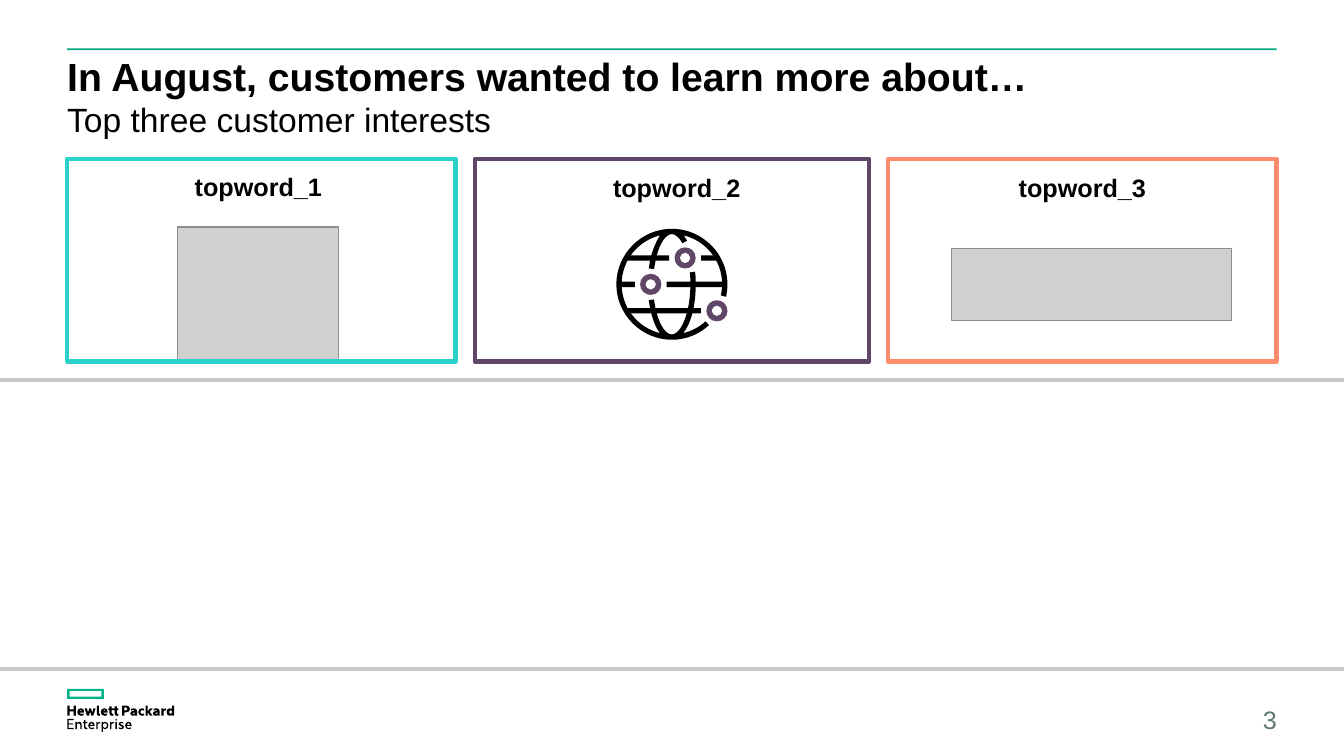
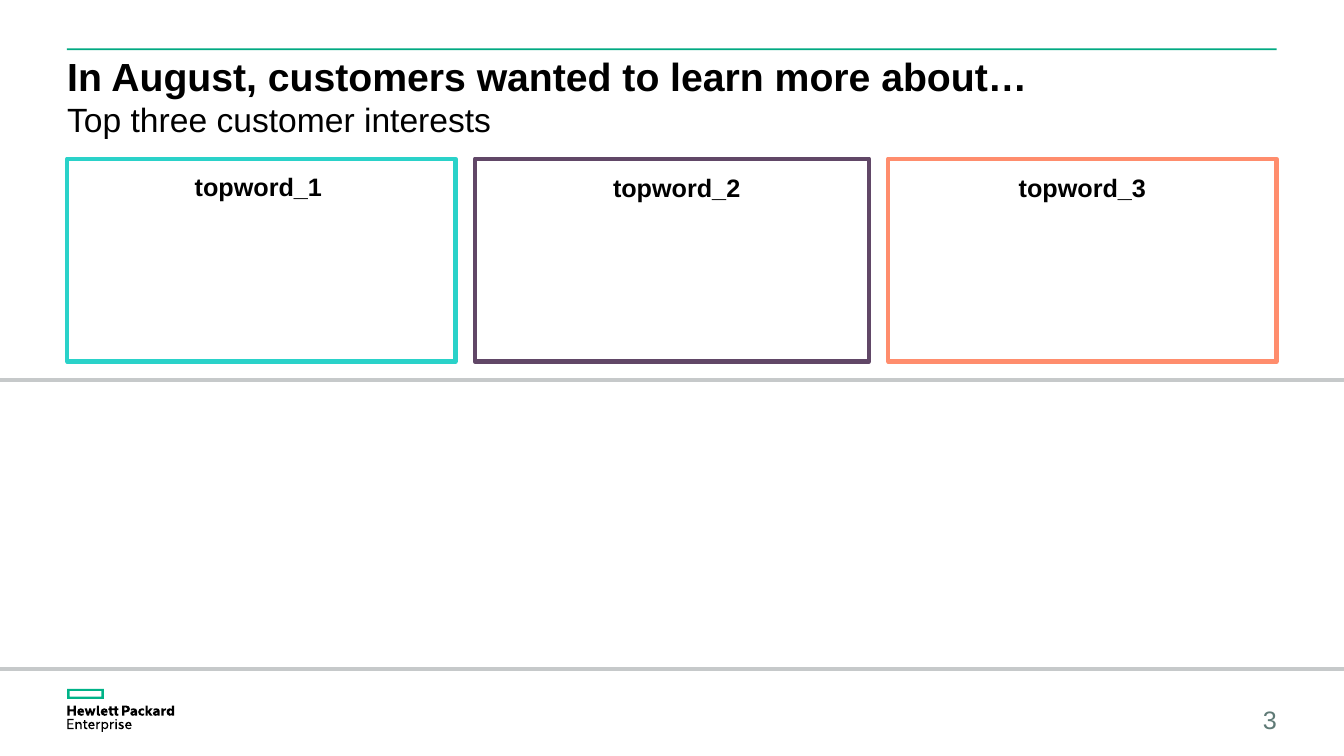
Before and after one commit to clivemeister/excel_to_ppt, a slide deck: slide 3 of GCA_Customer_Insights_Month-Year.pptx. Drawn at 1344x756 pixels with LibreOffice and Linux fonts; fonts in the diff are those of the drawing; grey boxes stand for pictures. Boxes give left, top, right and bottom in pixels: in the first picture for what was removed or moved away, otherwise in the second. Text is boxed around its words. In the diff, an @@ line names an element or a change of style, - is before the commit and + after.

```diff
--- a/GCA_Customer_Insights_Month-Year.pptx
+++ b/GCA_Customer_Insights_Month-Year.pptx
@@ picture removed at [177,227,339,360] @@
@@ picture removed at [952,248,1232,320] @@
@@ group removed at [616,229,728,340]: 5 rectangles, 4 freeform shapes @@
```
Also in this commit, not shown: 5 other slides changed, 3 slides added, 2 slides removed, 40 other files.
